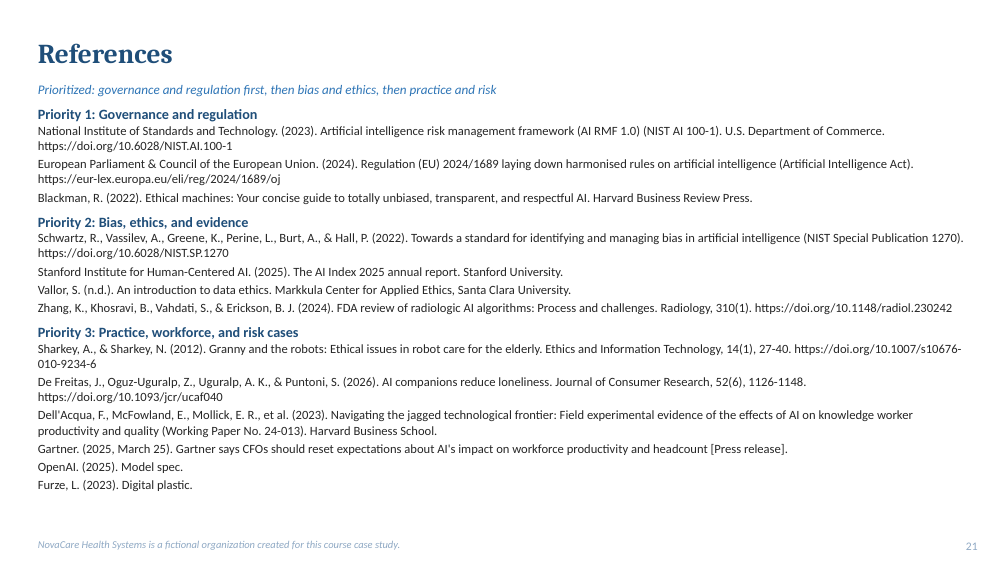
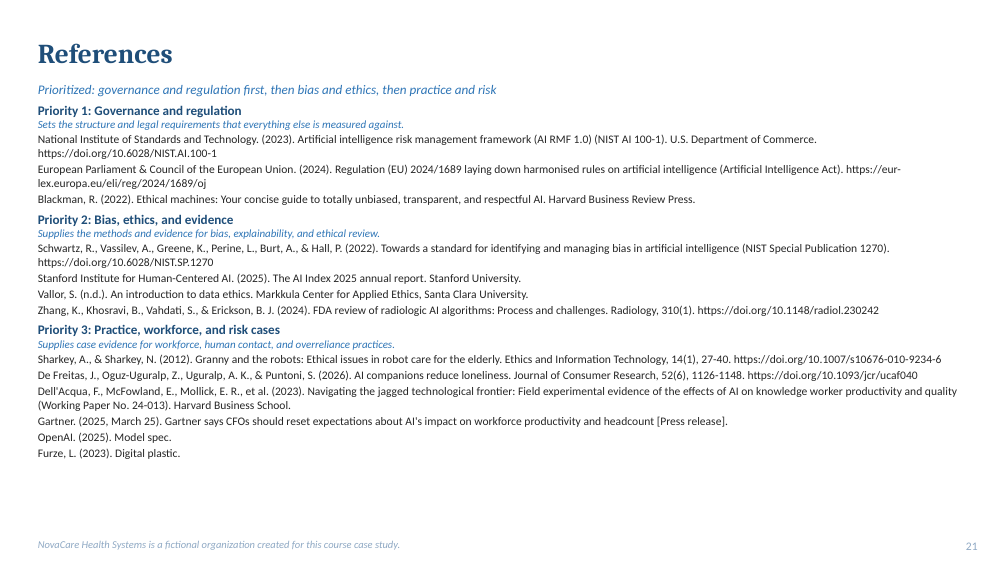
Before and after one commit to arshi-khan1203/arshi-khan1203.github.io, a slide deck: slide 21 of decks/6.5_Final_RAI_Framework.pptx. Drawn at 1008x567 pixels with LibreOffice and Linux fonts; fonts in the diff are those of the drawing. Boxes give left, top, right and bottom in pixels: in the first picture for what was removed or moved away, otherwise in the second. Text is boxed around its words. In the diff, an @@ line names an element or a change of style, - is before the commit and + after.

```diff
--- a/decks/6.5_Final_RAI_Framework.pptx
+++ b/decks/6.5_Final_RAI_Framework.pptx
@@ text at (x1=38, y1=105, x2=957, y2=459): size 13.5 to 12.5 pt in "Priority 1: Governance and regulation", "Priority 2: Bias, ethics, and evidence", "Priority 3: Practice, workforce, and risk cases"; size 12 to 11 pt in "National Institute of Standards and Technology. (2023). ...", "European Parliament & Council of the European ...", "Blackman, R. (2022). Ethical machines: Your concise ...", "Schwartz, R., Vassilev, A., Greene, K., Perine, ..." and 9 more places; less space between paragraphs @@
@@ text at (x1=38, y1=120, x2=405, y2=130): paragraph added @@
+Sets the structure and legal requirements that everything else is measured against.
@@ text at (x1=38, y1=229, x2=381, y2=239): paragraph added @@
+Supplies the methods and evidence for bias, explainability, and ethical review.
@@ text at (x1=38, y1=340, x2=395, y2=350): paragraph added @@
+Supplies case evidence for workforce, human contact, and overreliance practices.
```
Also in this commit, not shown: 18 other slides changed, 1 other file.
